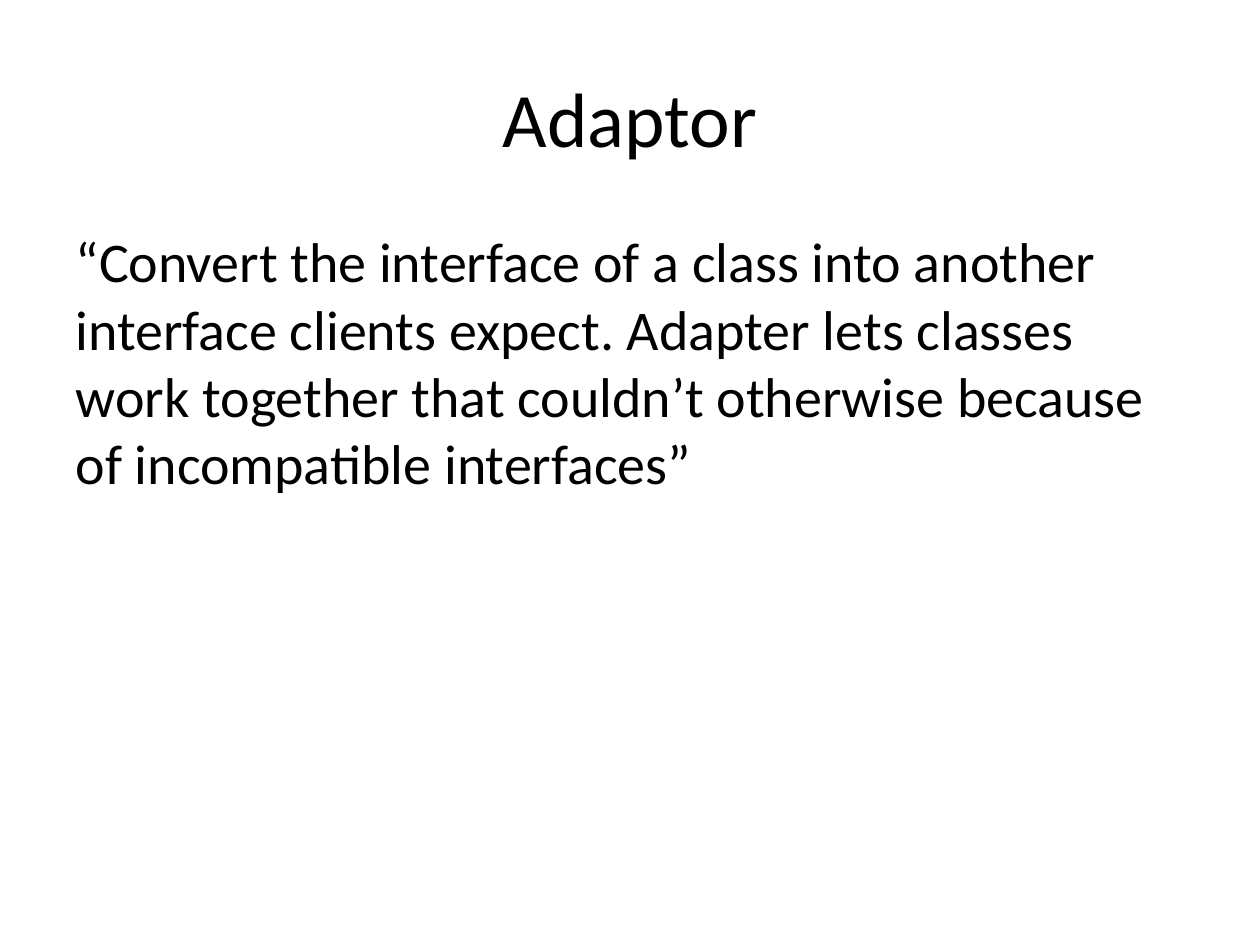
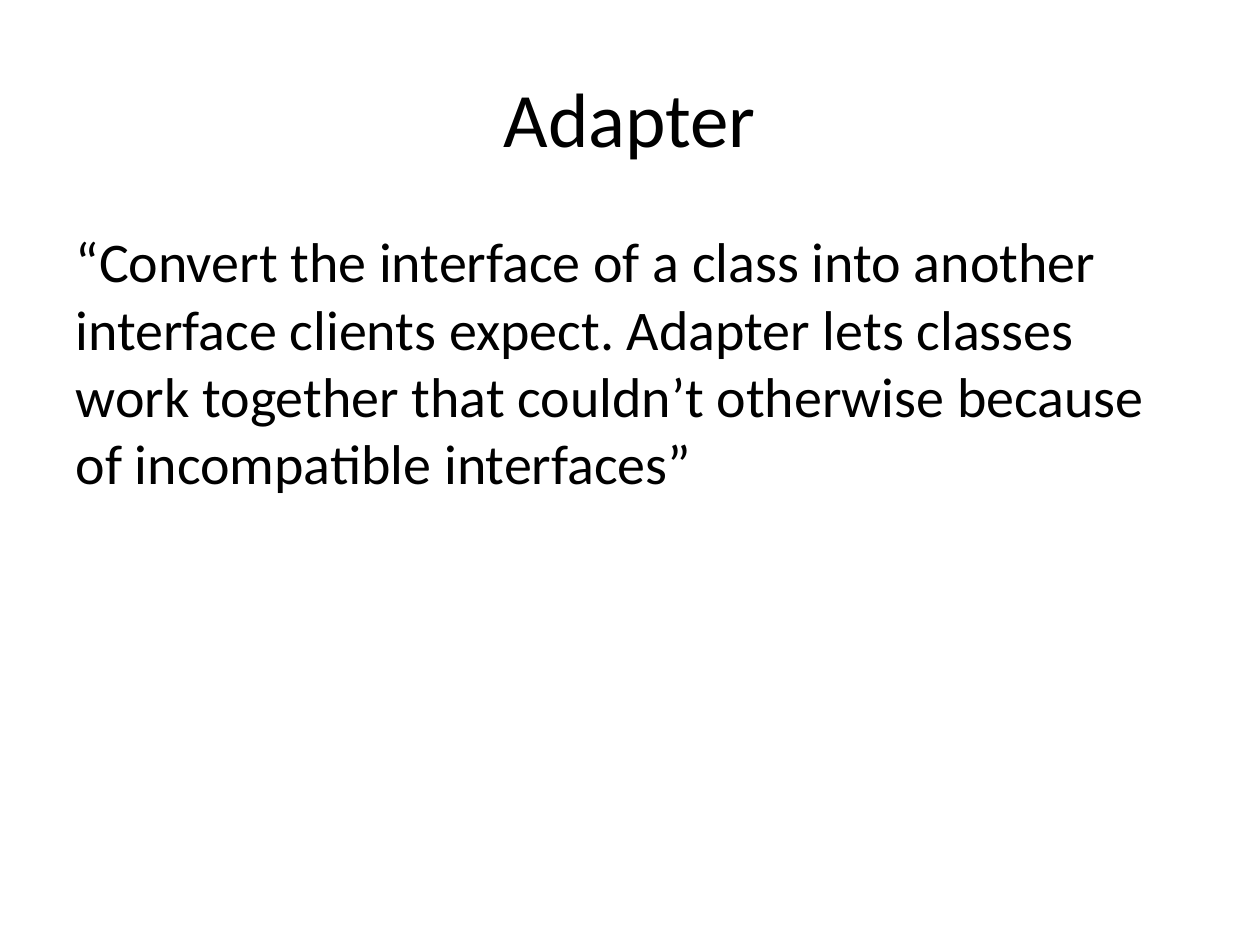
Before and after one commit to john-fitzpatrick/design_patterns, a slide deck: slide 6 of DesignPatterns.pptx. Drawn at 1260x945 pixels with LibreOffice and Linux fonts; fonts in the diff are those of the drawing. Boxes give left, top, right and bottom in pixels: in the first picture for what was removed or moved away, otherwise in the second. Text is boxed around its words. In the diff, an @@ line names an element or a change of style, - is before the commit and + after.

Commit message:
fixed some typos in presentation

```diff
--- a/DesignPatterns.pptx
+++ b/DesignPatterns.pptx
@@ title at (x1=504, y1=93, x2=756, y2=160): text changed @@
-Adaptor
+Adapter
```
Also in this commit, not shown: 6 other slides changed, 1 other file.
